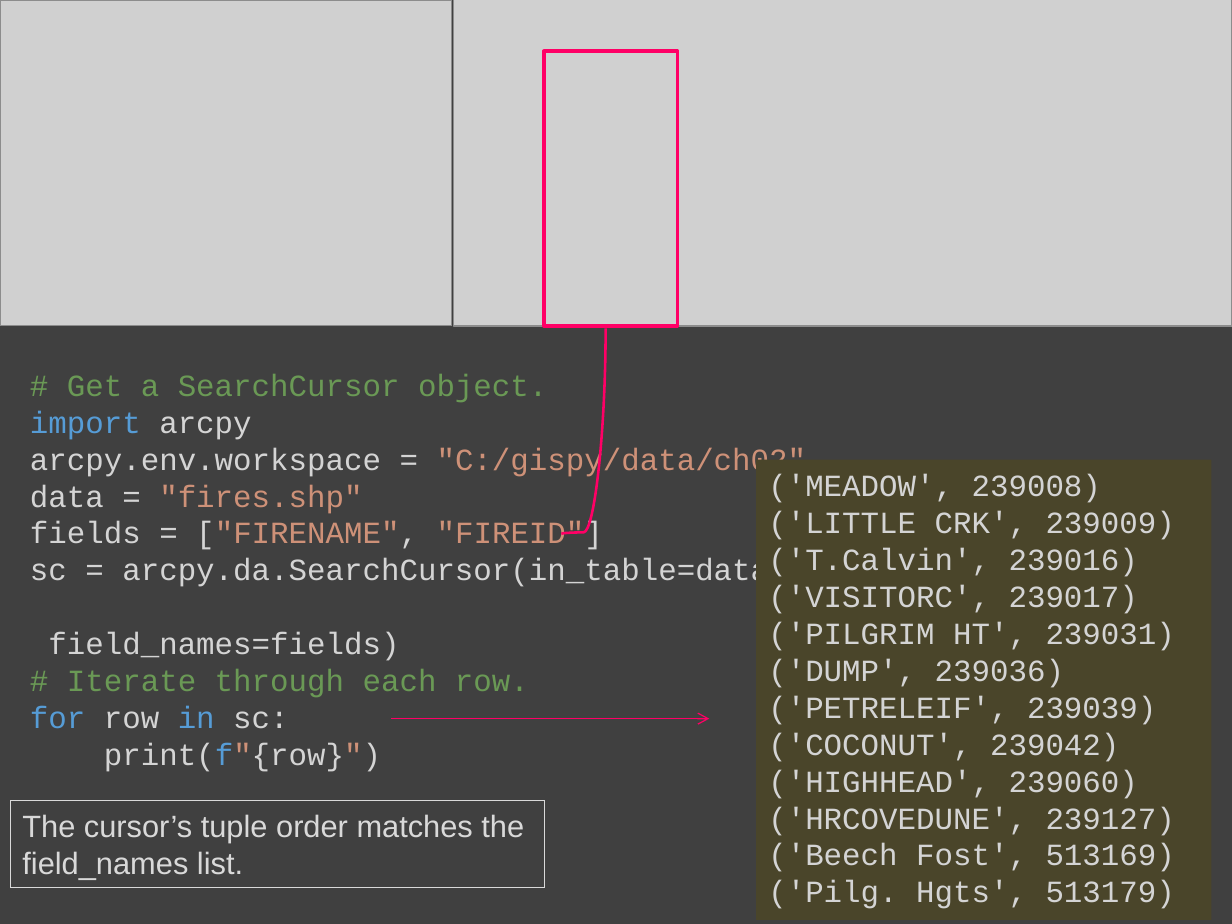
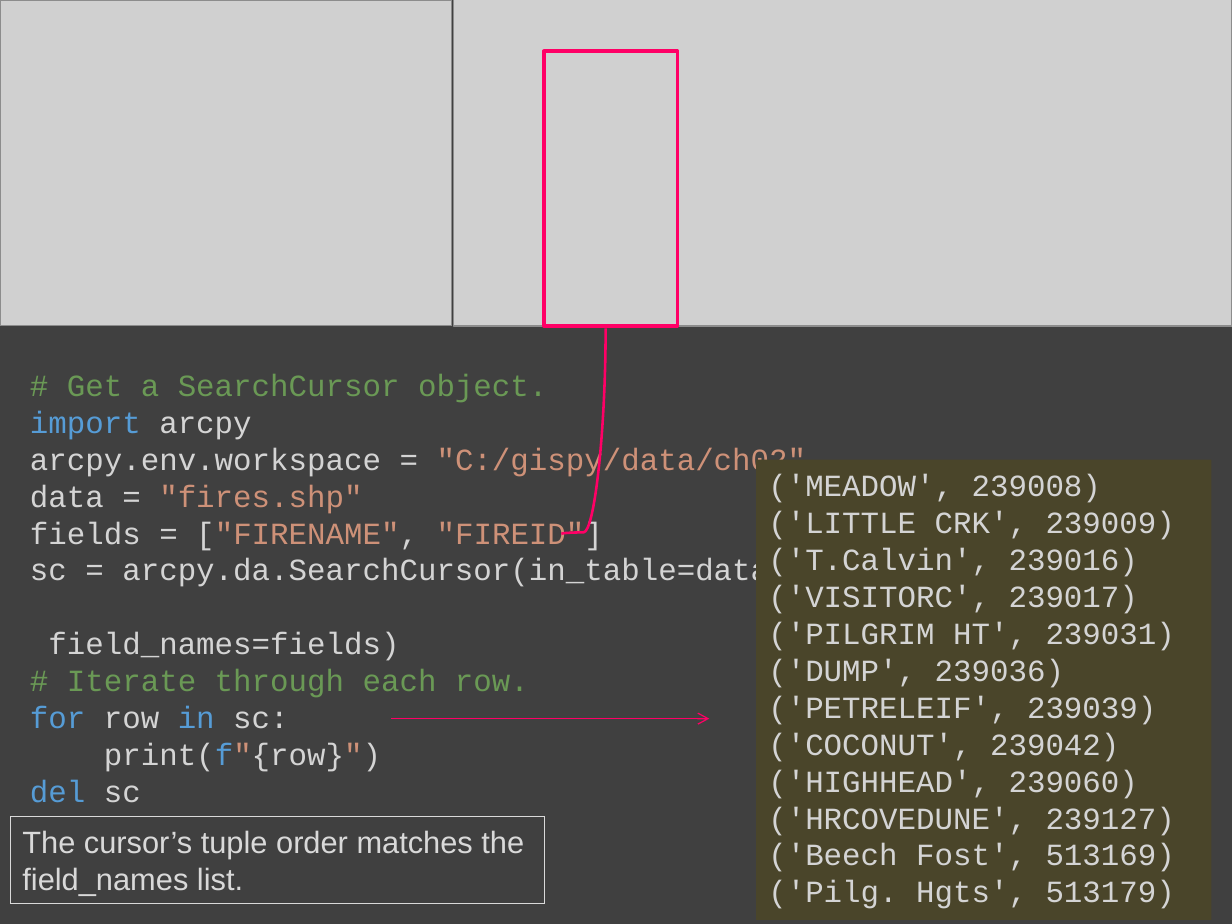
Before and after one commit to lgtateos/gis540, a slide deck: slide 52 of slides/cursors.pptx. Drawn at 1232x924 pixels with LibreOffice and Linux fonts; fonts in the diff are those of the drawing; grey boxes stand for pictures. Boxes give left, top, right and bottom in pixels: in the first picture for what was removed or moved away, otherwise in the second. Text is boxed around its words. In the diff, an @@ line names an element or a change of style, - is before the commit and + after.

```diff
--- a/slides/cursors.pptx
+++ b/slides/cursors.pptx
@@ text at (30,780,141,803): paragraph added @@
+del sc
@@ rectangle "The cursor’s tuple order matches ...": place and size @@
-rectangle "The cursor’s tuple order matches ..." at (10,801,543,888)
+rectangle "The cursor’s tuple order matches ..." at (10,817,543,904)
```
Also in this commit, not shown: 12 other slides changed, 9 slides added, 3 slides removed.
